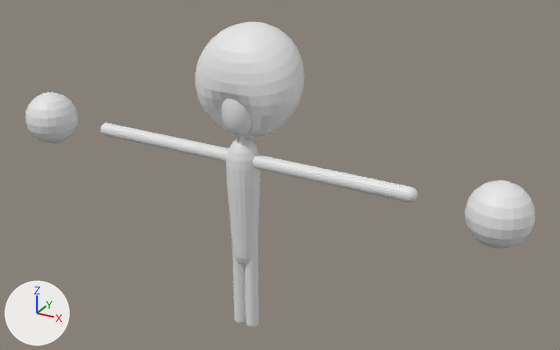
The FBX model Assets/Resources/afro.fbx, before and after one commit.
Rendered twice from a camera (50 mm lens) standing at (6.54, -10.58, 8.13) and looking at (0.4, 0.59, 2.54). The lights are fixed; the arrows at lower left show +X, +Y and +Z. Where no turn or scale is listed for an object, it has been applied to the vertices. Vertices at the same position are counted once.

Names of what the first picture shows: 'Afro', 'Arm', 'Body', 'Fist', 'Leg', 'Tête'.
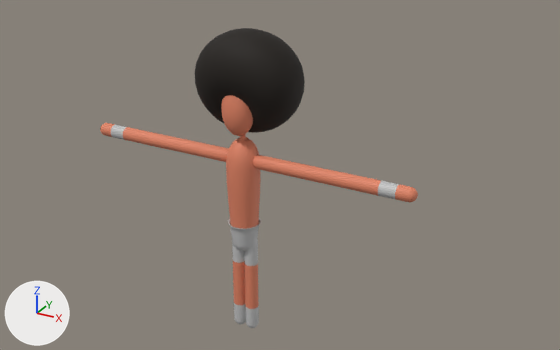
Where the newer file only moved an object's origin or applied its transform, the numbers keep the older frame.

The change, as a diff of the scene's bpy script:
```diff
--- a/Assets/Resources/afro.fbx.py
+++ b/Assets/Resources/afro.fbx.py
@@ mat_material_001 @@
+mat_material_001 = principled_material('Material.001')
+mat_material_001.base_color = (0.758, 0.231, 0.129)  # orange #e28465
+mat_material_001.roughness = 0.617
@@ mat_material @@
+mat_material = principled_material('Material')
+mat_material.base_color = (0.00988, 0.00571, 0.00258)  # black #191109
+mat_material.roughness = 0.774
@@ mat_material_002 @@
+mat_material_002 = principled_material('Material.002')
+mat_material_002.base_color = (0.532, 0.532, 0.532)  # light grey #c1c1c1
+mat_material_002.roughness = 0.475
@@ me_sphere_001 @@
 me_sphere_001.from_pydata(...)  # 482 vertices, 512 faces; spans x -0.297..0.297, y -0.24..0.24, z -0.454..0.454
+me_sphere_001.materials.append(mat_material_001)  # orange #e28465
@@ me_sphere_005 @@
 me_sphere_005.from_pydata(...)  # 1484 vertices, 1520 faces; spans x -2.37..3.94, y -0.12..0.12, z -0.12..0.12
 # used by ob_arm; location = (-0.79, 0.0, 2.99)
+# me_sphere_005 part 2: 1400 of the faces centred in x -2.36..3.93, y -0.12..0.12, z -0.12..0.12 switch from no material to mat_material_001 (orange #e28464)
+# me_sphere_005 part 3: all 60 faces centred in x -2.0..-1.81, y -0.12..0.12, z -0.12..0.12 switch from no material to mat_material_002 (light grey #c1c1c1)
+# me_sphere_005 part 4: all 60 faces centred in x 3.38..3.57, y -0.12..0.12, z -0.12..0.12 switch from no material to mat_material_002 (light grey #c1c1c1)
@@ me_sphere @@
 me_sphere.from_pydata(...)  # 482 vertices, 512 faces; spans x -0.97..0.97, y -0.59..0.9, z -0.92..0.96
 # used by ob_afro; location = (0.0, 0.18, 4.31)
+# me_sphere part 6: the whole mesh is multiplied about the mesh origin by the matrix ((1.0, 0.003, -0.007), (-0.002, 1.033, -0.049), (0.007, -0.192, 0.952))
+me_sphere.materials.append(mat_material)  # black #191109
@@ me_sphere_004 @@
 # used by ob_leg; location = (-0.13, 0.0, 0.59); scale = (0.124, 0.124, 0.124)
-me_sphere_004.from_pydata(...)  # 564 vertices, 600 faces; spans x -1.0..3.1, y -1.0..1.0, z -8.3..13.1
+me_sphere_004.from_pydata(...)  # 9284 vertices, 9280 faces; spans x -0.2..0.2, y -0.1..0.1, z -0.4..1.6
+# me_sphere_004 part 5: 564 vertices removed from x -1.0..3.1, y -1.0..1.0, z -8.3..13.1; 9284 vertices added at x -0.2..0.2, y -0.1..0.1, z -0.4..1.6
+me_sphere_004.materials.append(mat_material_001)  # orange #e28465
+me_sphere_004.materials.append(mat_material_002)  # light grey #c1c1c1
@@ me_sphere_003 @@
 # used by ob_body; location = (0.0, 0.0, 0.0); rotation_euler = (0.0, 0.0, -1.571), in degrees (0, 0, -90); scale = (0.296, 0.296, 0.474)
-me_sphere_003.from_pydata(...)  # 502 vertices, 520 faces; spans x -1.0..1.0, y -1.0..1.0, z 1.85..7.79
+me_sphere_003.from_pydata(...)  # 1084 vertices, 1140 faces; spans x -0.3..0.3, y -0.3..0.3, z 1.21..3.69
+# me_sphere_003 part 1: 502 vertices removed from x -1.0..1.0, y -1.0..1.0, z 1.85..7.79; 1084 vertices added at x -0.3..0.3, y -0.3..0.3, z 1.21..3.69
+me_sphere_003.materials.append(mat_material_001)  # orange #e28465
+me_sphere_003.materials.append(mat_material_002)  # light grey #c1c1c1
@@ ob_leg @@
 ob_leg = bpy.data.objects.new('Leg', me_sphere_004)
-ob_leg.location = (-0.13, 0.0, 0.59)
-ob_leg.scale = (0.124, 0.124, 0.124)
+ob_leg.location = (0.0, 0.0, 0.0)
@@ ob_body @@
 ob_body.location = (0.0, 0.0, 0.0)
-ob_body.rotation_euler = (0.0, 0.0, -1.571)  # degrees (0, 0, -90)
-ob_body.scale = (0.296, 0.296, 0.474)
@@ ob_fist @@
-ob_fist = bpy.data.objects.new('Fist', me_sphere_013)
-ob_fist.location = (-4.43, 0.0, 2.98)
-ob_fist.scale = (-0.507, -0.507, -0.507)
```

What differs and where, as boxes (x1, y1, x2, y2) in the pictures (560 x 350 px):
'Afro', recoloured, reshaped (grey to black, 9% shorter)
    before: (195, 22, 304, 137)
    after: (195, 28, 305, 133)
'Fist', deleted
    before: (25, 92, 535, 249)
'Body', reshaped, turned, rescaled
    before: (226, 135, 261, 266)
    after: (226, 134, 261, 251)
'Leg', moved, rescaled
    before: (232, 228, 259, 328)
    after: (232, 238, 259, 328)
'Tête', recoloured (grey to orange)
    both: (221, 95, 253, 136)
part 2 of me_sphere_005, recoloured (white to orange)
    both: (100, 123, 418, 202)
part 3 of me_sphere_005, recoloured (white to grey)
    both: (111, 125, 126, 140)
part 4 of me_sphere_005, recoloured (white to grey)
    both: (378, 181, 399, 199)
